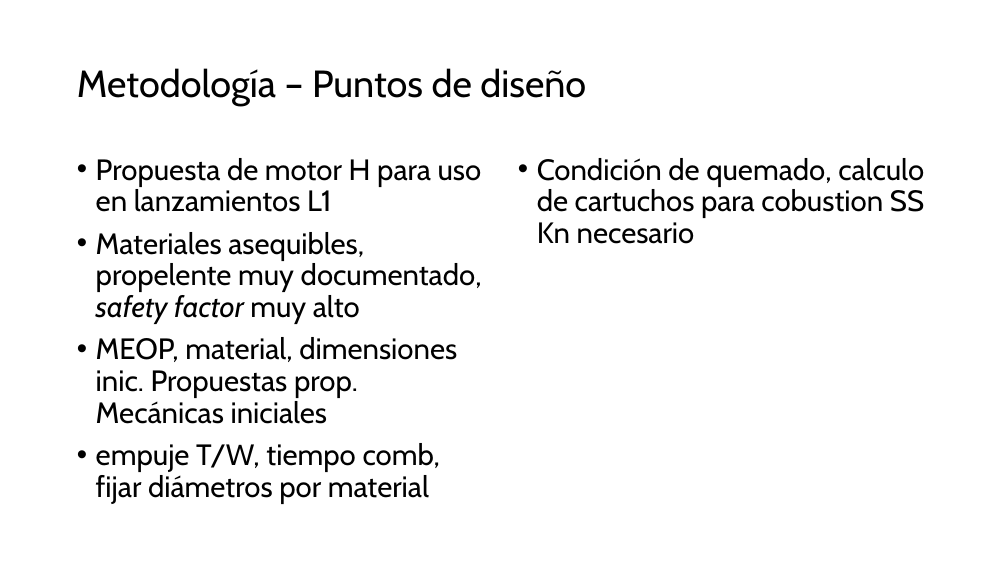
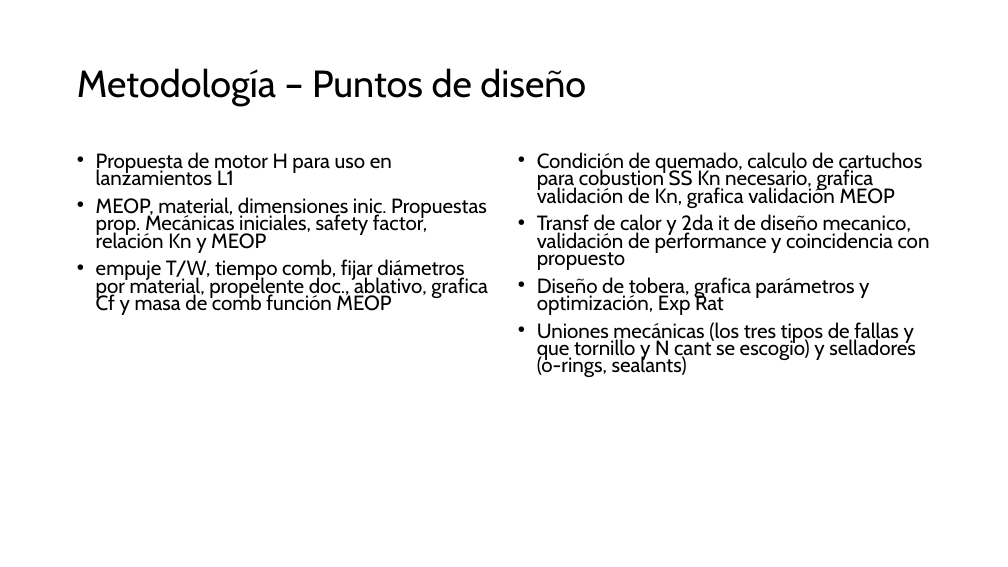
Before and after one commit to Archimedean2345/The-thermal-repository, a slide deck: slide 5 of PFlammam - Lucia V1 rev3/PFlammam - Lucia V1 - technical presentation.pptx. Drawn at 1008x567 pixels with LibreOffice and Linux fonts; fonts in the diff are those of the drawing. Boxes give left, top, right and bottom in pixels: in the first picture for what was removed or moved away, otherwise in the second. Text is boxed around its words. In the diff, an @@ line names an element or a change of style, - is before the commit and + after.

```diff
--- a/PFlammam - Lucia V1 rev3/PFlammam - Lucia V1 - technical presentation.pptx
+++ b/PFlammam - Lucia V1 rev3/PFlammam - Lucia V1 - technical presentation.pptx
@@ text at [96,152,392,186]: size 28 to 19.6 pt in "Propuesta de motor H para uso en ..."; line spacing 0.9 to 0.7 @@
@@ text at [537,152,930,377]: text changed; size 28 to 19.6 pt @@
-• Condición de quemado, calculo de cartuchos para cobustion SS Kn necesario
+• Condición de quemado, calculo de cartuchos para cobustion SS Kn necesario, grafica validación de Kn, grafica validación MEOP
+• Transf de calor y 2da it de diseño mecanico, validación de performance y coincidencia con propuesto
+• Diseño de tobera, grafica parámetros y optimización, Exp Rat
+• Uniones mecánicas (los tres tipos de fallas y que tornillo y N cant se escogio) y selladores (o-rings, sealants)
@@ text at [96,197,488,315]: text changed; size 28 to 19.6 pt @@
-• Materiales asequibles, propelente muy documentado, safety factor muy alto
-• MEOP, material, dimensiones inic. Propuestas prop. Mecánicas iniciales
-• empuje T/W, tiempo comb, fijar diámetros por material
+• MEOP, material, dimensiones inic. Propuestas prop. Mecánicas iniciales, safety factor, relación Kn y MEOP
+• empuje T/W, tiempo comb, fijar diámetros por material, propelente doc., ablativo, grafica Cf y masa de comb función MEOP
```
Also in this commit, not shown: 4 other slides changed, 1 other file.
